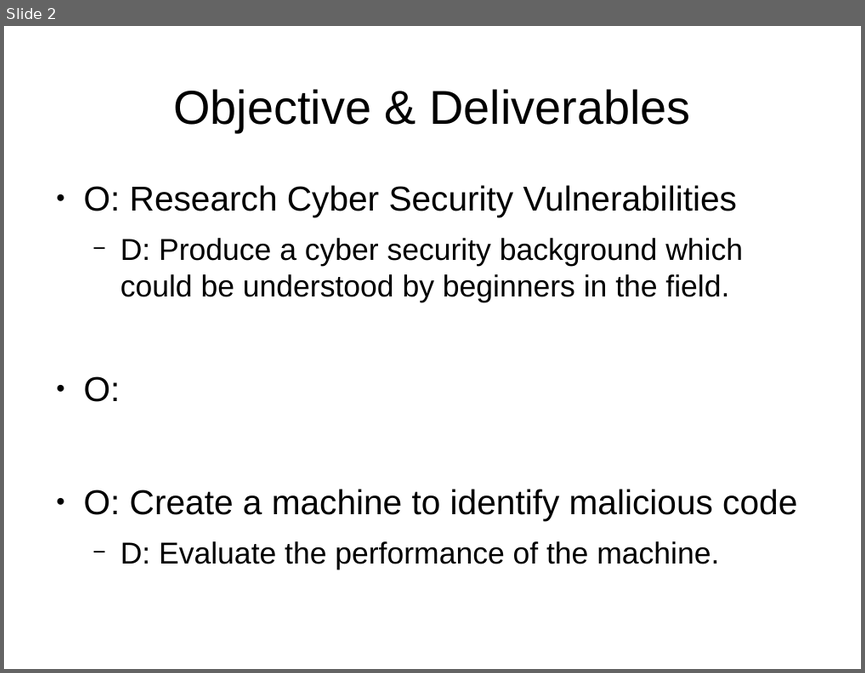
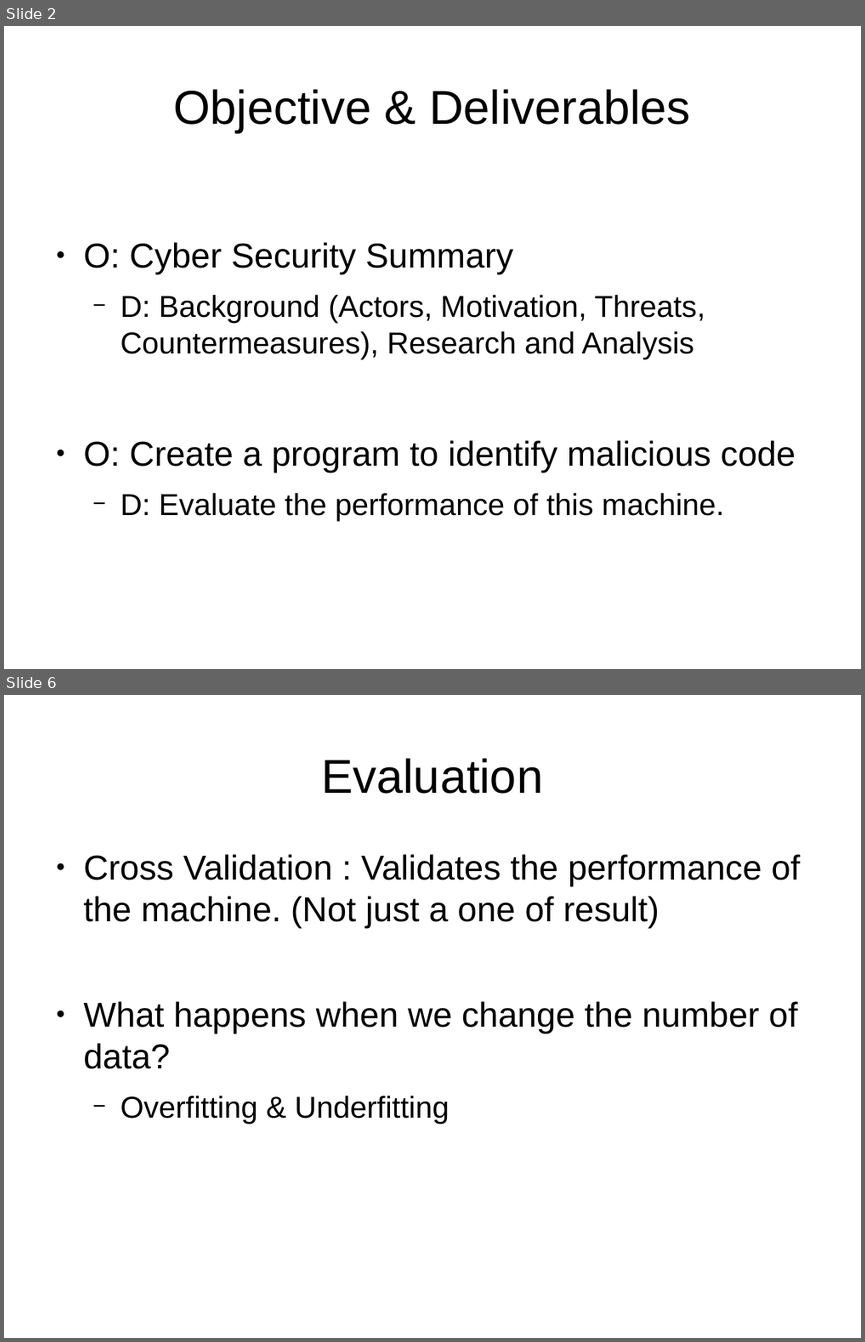
Before and after one commit to KayUOM/Project, a slide deck: presentation.odp. Shown one above the other, each under a label of ours: slide 2 before the commit, slides 2 and 6 after it; the slides between them are not shown. The pictures are 865x673 and 865x1342 pixels, drawn with LibreOffice and Linux fonts; fonts in the diff are those of the drawing. Boxes give left, top, right and bottom in pixels: in the first picture for what was removed or moved away, otherwise in the second. Text is boxed around its words. In the diff, an @@ line names an element or a change of style, - is before the commit and + after.

```diff
--- a/presentation.odp
+++ b/presentation.odp
@@ slide 6 added at [4, 695, 861, 1338], background #FFFFFF @@
@@ title added at [321, 758, 543, 794], 44 pt, text #000000 @@
+Evaluation
@@ text added at [84, 854, 800, 1123], 32 pt, text #000000 @@
+● Cross Validation : Validates the performance of the machine. (Not just a one of result)
+● What happens when we change the number of data?
+  − Overfitting & Underfitting
@@ slide 2 changed as well @@
@@ text at [84, 242, 795, 522]: text changed @@
-● O: Research Cyber Security Vulnerabilities
-  − D: Produce a cyber security background which could be understood by beginners in the field.
-● O:
-● O: Create a machine to identify malicious code
-  − D: Evaluate the performance of the machine.
+● O: Cyber Security Summary
+  − D: Background (Actors, Motivation, Threats, Countermeasures), Research and Analysis
+● O: Create a program to identify malicious code
+  − D: Evaluate the performance of this machine.
```
Also in this commit, not shown: 2 other slides changed, 3 other slides added, 1 slide removed, 7 other files.
